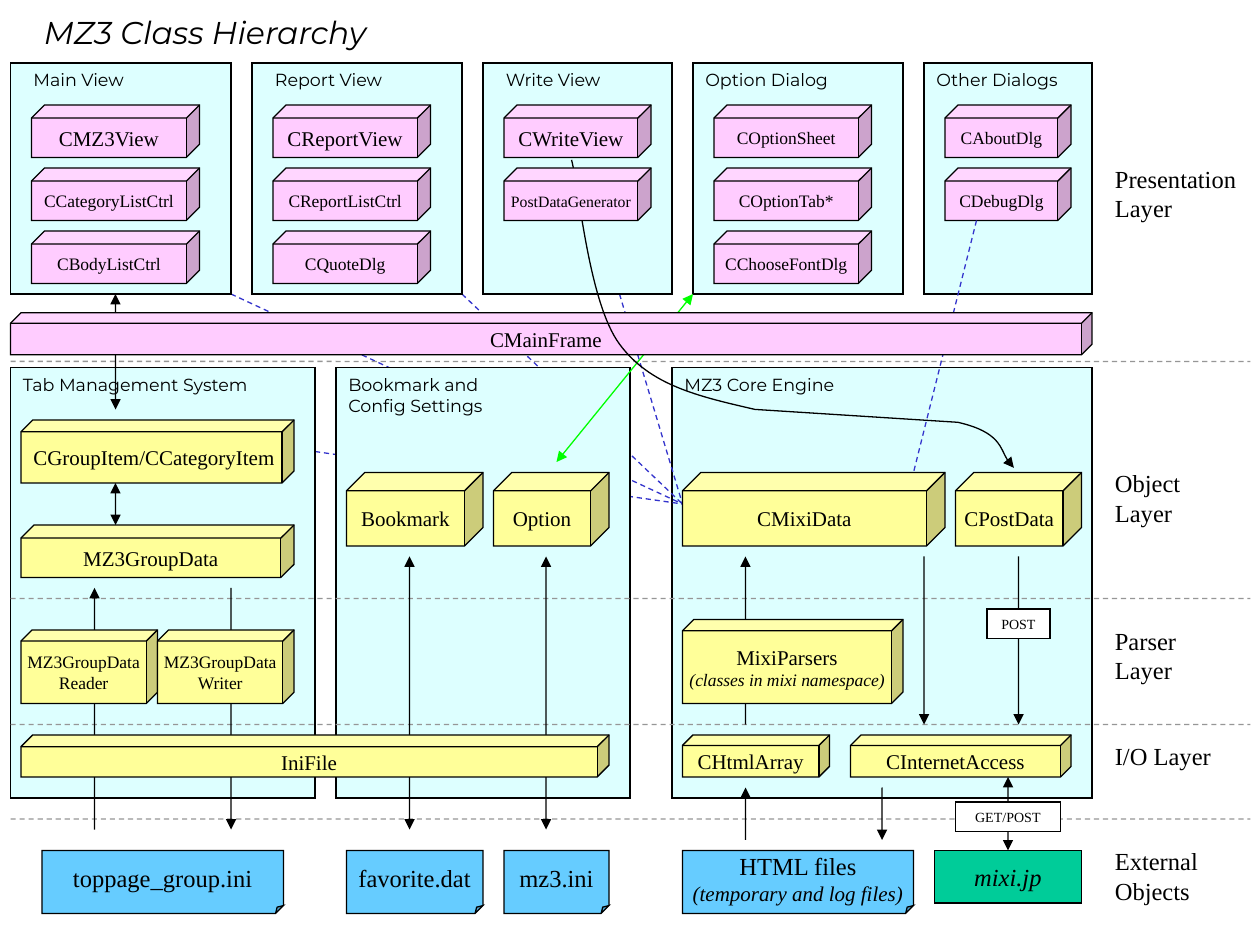
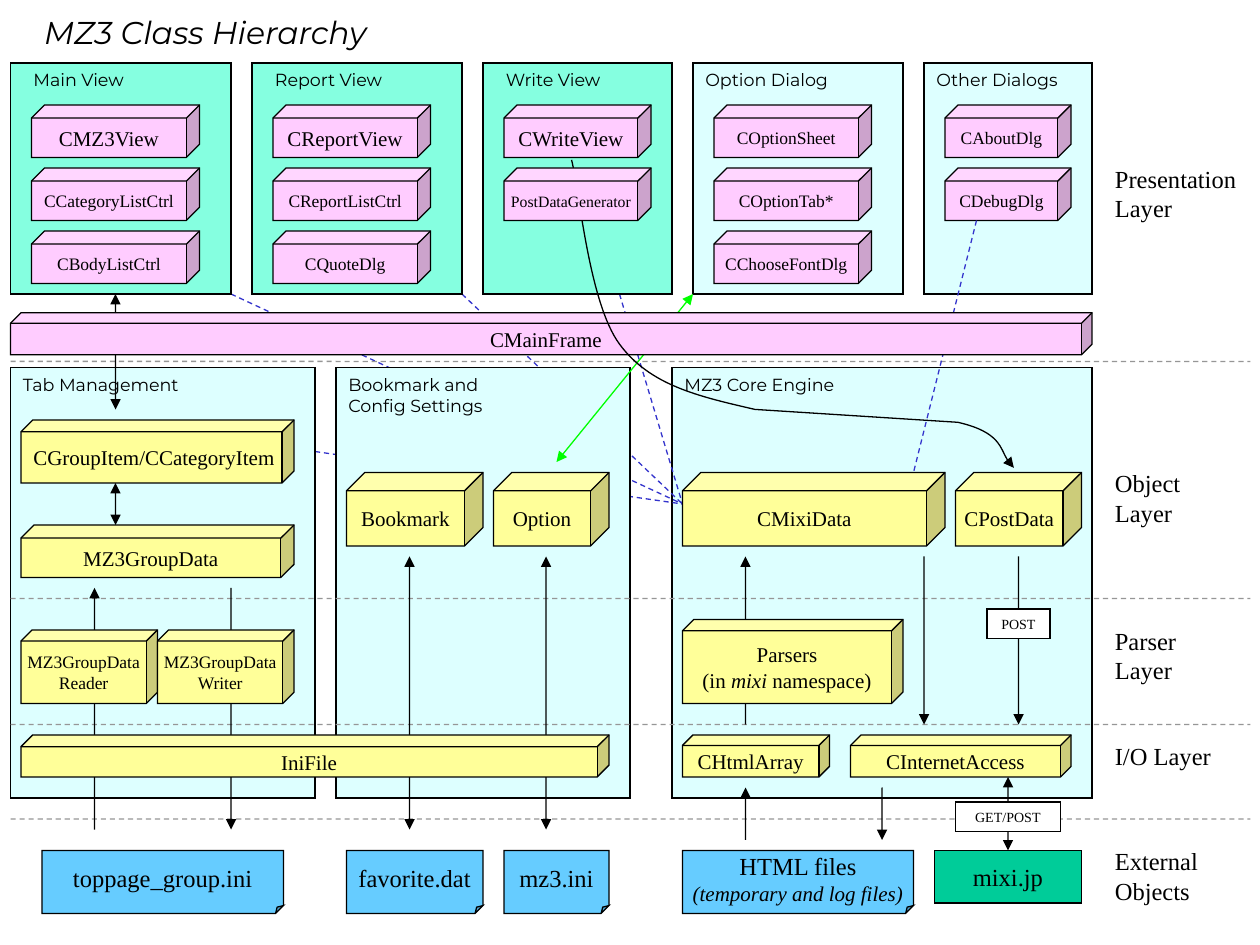
Before and after one commit to takke/MZ3, a slide deck: slide 1 of doc/MZ3-Class-Layers.ppt. Drawn at 1260x945 pixels with LibreOffice and Linux fonts; fonts in the diff are those of the drawing. Boxes give left, top, right and bottom in pixels: in the first picture for what was removed or moved away, otherwise in the second. Text is boxed around its words. In the diff, an @@ line names an element or a change of style, - is before the commit and + after.

```diff
--- a/doc/MZ3-Class-Layers.ppt
+++ b/doc/MZ3-Class-Layers.ppt
@@ fill #DDFFFF to #85FFE0 in 3 elements at <box>10,63,231,294</box>, <box>252,63,462,294</box>, <box>483,63,672,294</box> @@
@@ text at <box>23,374,179,396</box>: text changed @@
-Tab Management System
+Tab Management
@@ text in cube at <box>702,648,871,692</box>: text changed; size 10 to 12 pt; italic off @@
-MixiParsers
-(classes in mixi namespace)
+Parsers
+(in mixi namespace)
@@ rectangle "mixi.jp" at <box>935,850,1082,903</box>: italic off @@
```
Also in this commit, not shown: 1 other file.
